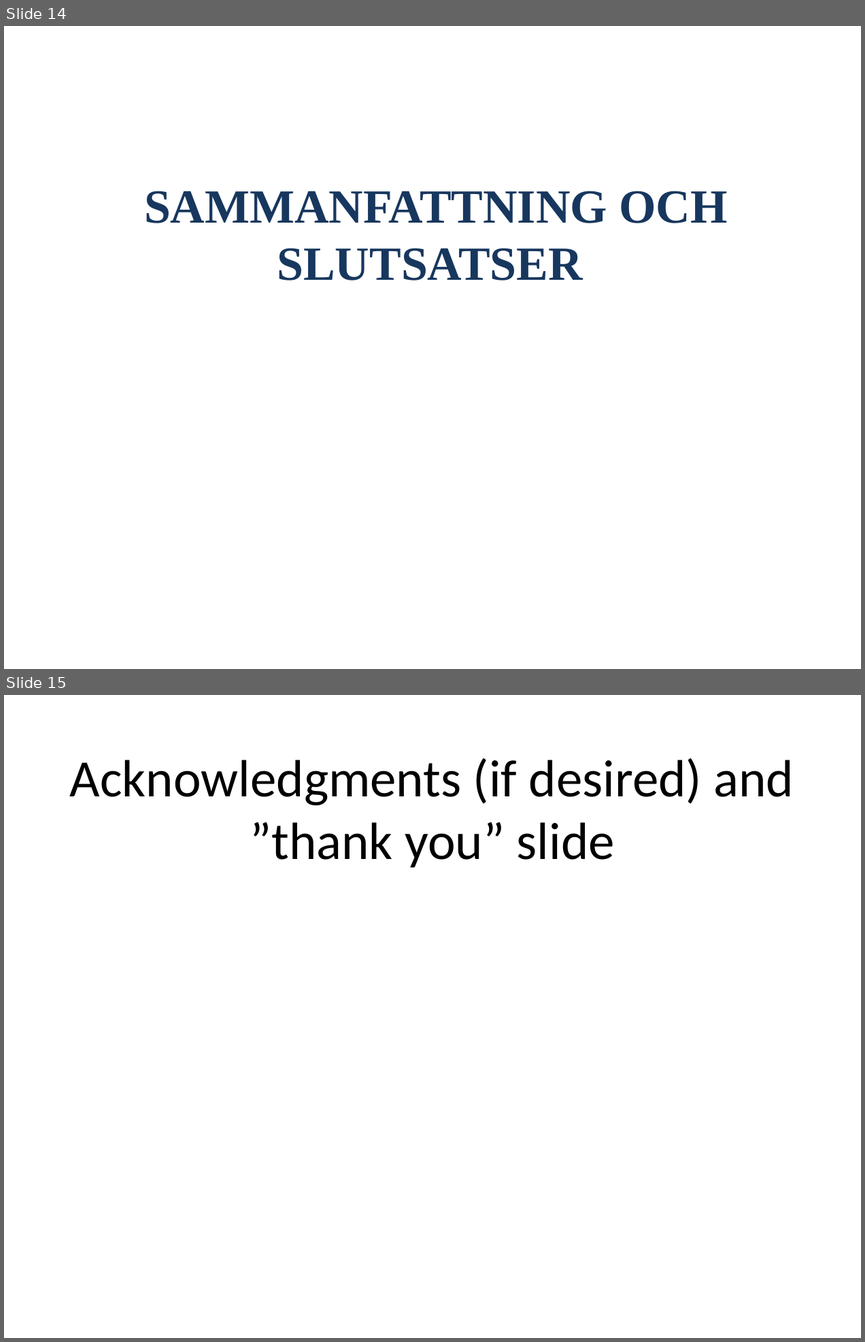
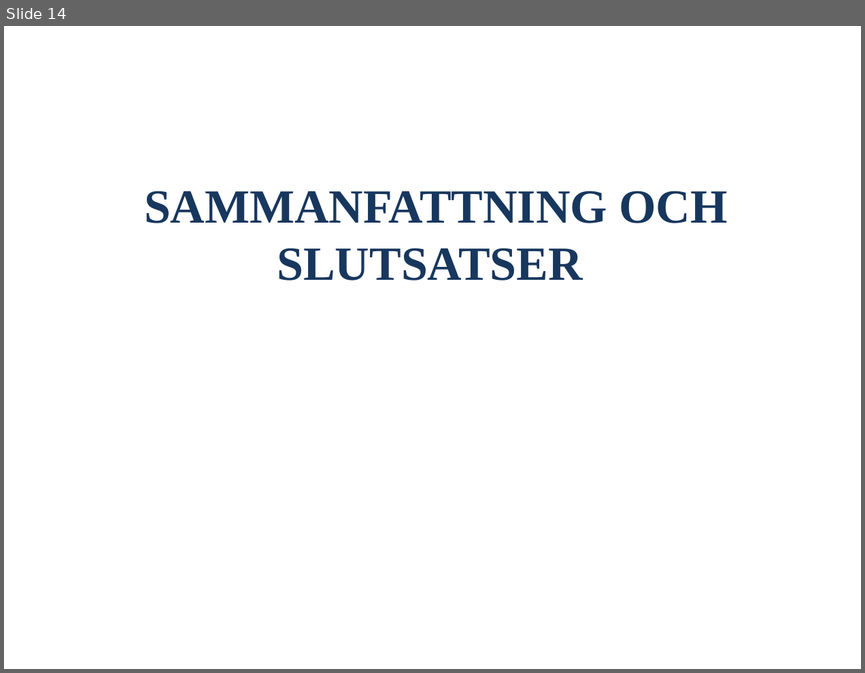
Before and after one commit to OliviaImner/thesis_document, a slide deck: Thesis/Presentation.pptx. Shown one above the other, each under a label of ours: slides 14 and 15 before the commit, slide 14 after it. The pictures are 865x1342 and 865x673 pixels, drawn with LibreOffice and Linux fonts; fonts in the diff are those of the drawing. Boxes give left, top, right and bottom in pixels: in the first picture for what was removed or moved away, otherwise in the second. Text is boxed around its words. In the diff, an @@ line names an element or a change of style, - is before the commit and + after.

```diff
--- a/Thesis/Presentation.pptx
+++ b/Thesis/Presentation.pptx
@@ slide 15 removed at (x1=4, y1=695, x2=861, y2=1338), background #FFFFFF @@
@@ title removed at (x1=70, y1=758, x2=793, y2=868) @@
-Acknowledgments (if desired) and ”thank you” slide
```
Also in this commit, not shown: 1 slide changed, 3 slides added, 3 other slides removed, 1 other file.
